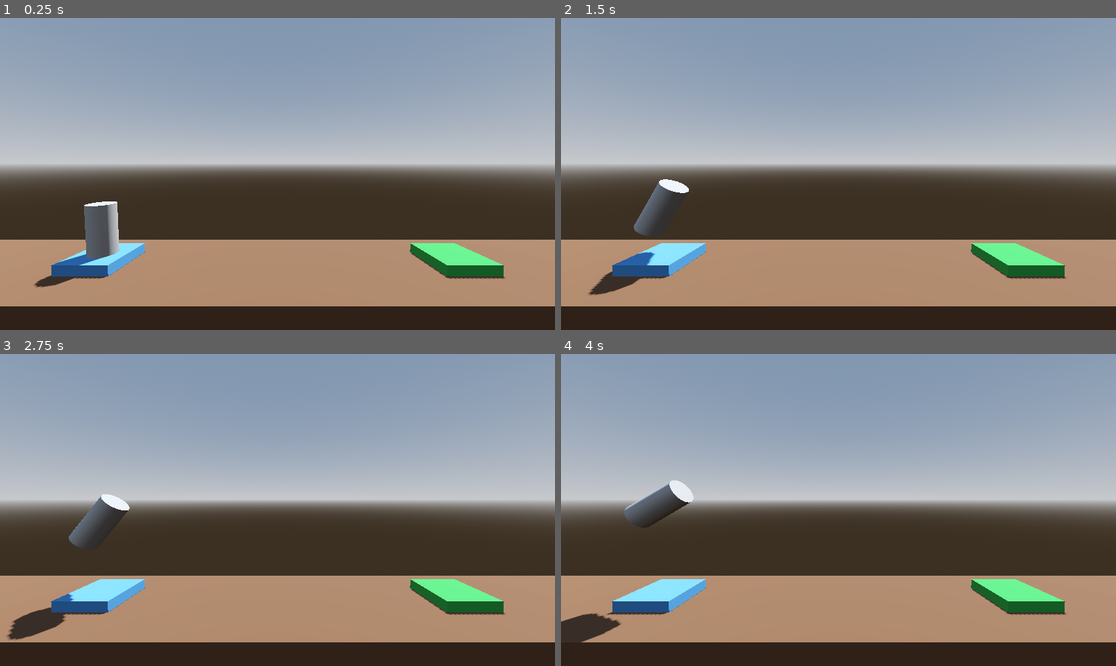
Above: before the commit, frames 1-4 (two rows, left to right).
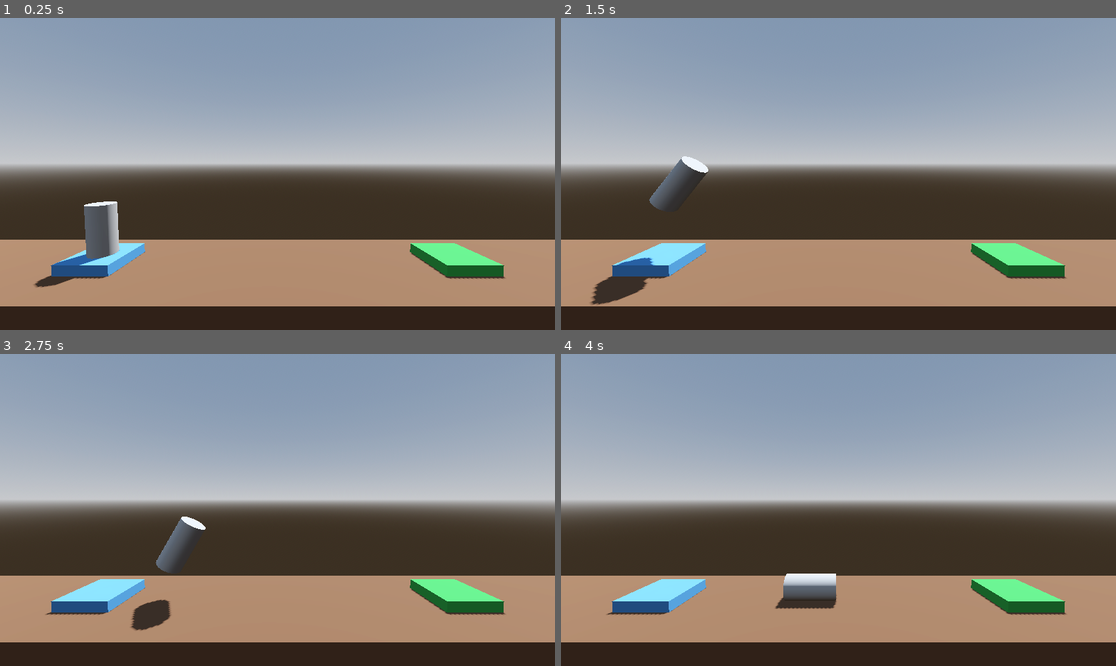
Above: after the commit, the same moments.

Repository: ardkoornstra/learning-godot-3d
Game: Godot game, scene res://scenes/level.tscn
Same seed, same stepped clock (60 frames per second), same inputs: the game is played once before the commit and once after it.
Inputs:
- Up to frame 1 (0.25 s): no input
- Up to frame 2 (1.5 s): tap Enter (ui_accept) at 0.5, 0.77, 0.8, 1.07, 1.35 s; hold Right (ui_right) 0.53-1.28 s; hold Space (Boost, bound only after the commit) 0.53-1.28 s; hold Left (ui_left) from 1.28 s (still down)
- Up to frame 3 (2.75 s): tap Enter (ui_accept) at 1.52, 1.82, 2.3 s; tap Space (Boost, bound only after the commit) at 1.55 s; release Left (ui_left) at 2.03 s; hold Right (ui_right) from 2.03 s (still down); hold Space (Boost, bound only after the commit) from 2.03 s (still down)
- Up to frame 4 (4 s): release Space (Boost, bound only after the commit) at 2.78 s; tap Space (Boost, bound only after the commit) at 2.85 s; tap Enter (ui_accept) at 3.02, 3.32 s; release Right (ui_right) at 3.53 s; hold Left (ui_left) from 3.53 s (still down); hold Enter (ui_accept) from 3.53 s (still down)

The runs differ from the first frame. In frame 1, less than 0.1% of the frame differs, in the area x 15-22%, y 58-73%; in frame 2, 1.4%; in frame 3, 2.5%; in frame 4, 2.7%, in the area x 0-50%, y 40-93%.

Commit message:
Better player controls

Diff:
--- a/projectboost/project.godot
+++ b/projectboost/project.godot
@@ -14,3 +14,25 @@
 run/main_scene="res://scenes/level.tscn"
 config/features=PackedStringArray("4.3", "Forward Plus")
 config/icon="res://icon.svg"
+
+[input]
+
+Boost={
+"deadzone": 0.5,
+"events": [Object(InputEventKey,"resource_local_to_scene":false,"resource_name":"","device":-1,"window_id":0,"alt_pressed":false,"shift_pressed":false,"ctrl_pressed":false,"meta_pressed":false,"pressed":false,"keycode":0,"physical_keycode":32,"key_label":0,"unicode":32,"location":0,"echo":false,"script":null)
+, Object(InputEventKey,"resource_local_to_scene":false,"resource_name":"","device":-1,"window_id":0,"alt_pressed":false,"shift_pressed":false,"ctrl_pressed":false,"meta_pressed":false,"pressed":false,"keycode":0,"physical_keycode":87,"key_label":0,"unicode":119,"location":0,"echo":false,"script":null)
+, Object(InputEventKey,"resource_local_to_scene":false,"resource_name":"","device":-1,"window_id":0,"alt_pressed":false,"shift_pressed":false,"ctrl_pressed":false,"meta_pressed":false,"pressed":false,"keycode":0,"physical_keycode":4194320,"key_label":0,"unicode":0,"location":0,"echo":false,"script":null)
+]
+}
+Left={
+"deadzone": 0.5,
+"events": [Object(InputEventKey,"resource_local_to_scene":false,"resource_name":"","device":-1,"window_id":0,"alt_pressed":false,"shift_pressed":false,"ctrl_pressed":false,"meta_pressed":false,"pressed":false,"keycode":0,"physical_keycode":65,"key_label":0,"unicode":97,"location":0,"echo":false,"script":null)
+, Object(InputEventKey,"resource_local_to_scene":false,"resource_name":"","device":-1,"window_id":0,"alt_pressed":false,"shift_pressed":false,"ctrl_pressed":false,"meta_pressed":false,"pressed":false,"keycode":0,"physical_keycode":4194319,"key_label":0,"unicode":0,"location":0,"echo":false,"script":null)
+]
+}
+Right={
+"deadzone": 0.5,
+"events": [Object(InputEventKey,"resource_local_to_scene":false,"resource_name":"","device":-1,"window_id":0,"alt_pressed":false,"shift_pressed":false,"ctrl_pressed":false,"meta_pressed":false,"pressed":false,"keycode":0,"physical_keycode":68,"key_label":0,"unicode":100,"location":0,"echo":false,"script":null)
+, Object(InputEventKey,"resource_local_to_scene":false,"resource_name":"","device":-1,"window_id":0,"alt_pressed":false,"shift_pressed":false,"ctrl_pressed":false,"meta_pressed":false,"pressed":false,"keycode":0,"physical_keycode":4194321,"key_label":0,"unicode":0,"location":0,"echo":false,"script":null)
+]
+}
--- a/projectboost/scenes/player.tscn
+++ b/projectboost/scenes/player.tscn
@@ -1,11 +1,21 @@
-[gd_scene load_steps=3 format=3 uid="uid://b2la63thchrmk"]
+[gd_scene load_steps=4 format=3 uid="uid://b2la63thchrmk"]
 
 [ext_resource type="Script" path="res://scripts/player.gd" id="1_jn4di"]
 
 [sub_resource type="CylinderMesh" id="CylinderMesh_tudd3"]
 
-[node name="Player" type="Node3D"]
+[sub_resource type="CylinderShape3D" id="CylinderShape3D_7inwq"]
+
+[node name="Player" type="RigidBody3D"]
+axis_lock_linear_z = true
+axis_lock_angular_x = true
+axis_lock_angular_y = true
+linear_damp = 1.0
+angular_damp = 3.0
 script = ExtResource("1_jn4di")
 
 [node name="MeshInstance3D" type="MeshInstance3D" parent="."]
 mesh = SubResource("CylinderMesh_tudd3")
+
+[node name="CollisionShape3D" type="CollisionShape3D" parent="."]
+shape = SubResource("CylinderShape3D_7inwq")
--- a/projectboost/scripts/player.gd
+++ b/projectboost/scripts/player.gd
@@ -1,16 +1,14 @@
-extends Node3D
-
+extends RigidBody3D
 
 # Called when the node enters the scene tree for the first time.
 func _ready() -> void:
 	pass
 
-
 # Called every frame. 'delta' is the elapsed time since the previous frame.
 func _process(delta: float) -> void:
-	if Input.is_action_pressed("ui_accept"):
-		position.y += delta
-	if Input.is_action_pressed("ui_left"):
-		rotate_z(delta)
-	if Input.is_action_pressed("ui_right"):
-		rotate_z(-delta)
+	if Input.is_action_pressed("Boost"):
+		apply_central_force(basis.y * delta * 1000.0)
+	if Input.is_action_pressed("Left"):
+		apply_torque(Vector3(0.0, 0.0, 100.0 * delta))
+	if Input.is_action_pressed("Right"):
+		apply_torque(Vector3(0.0, 0.0, -100.0 * delta))
